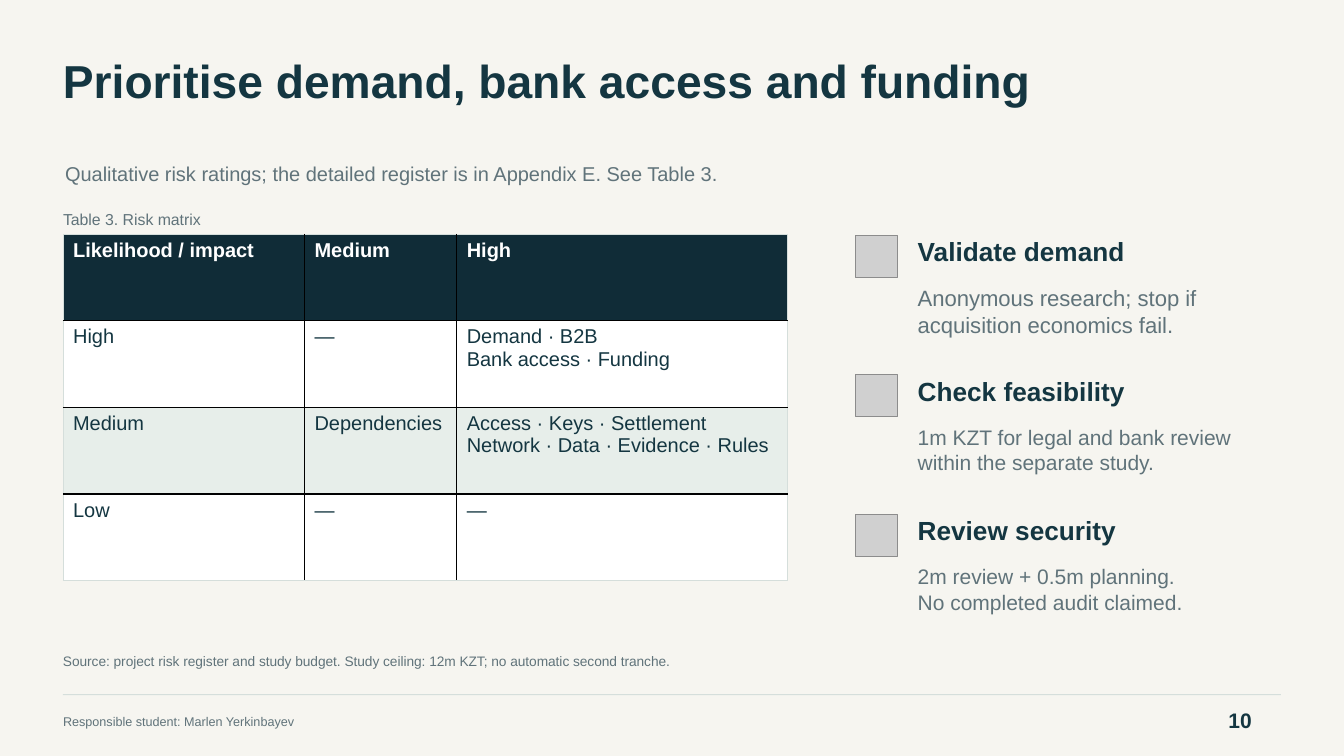
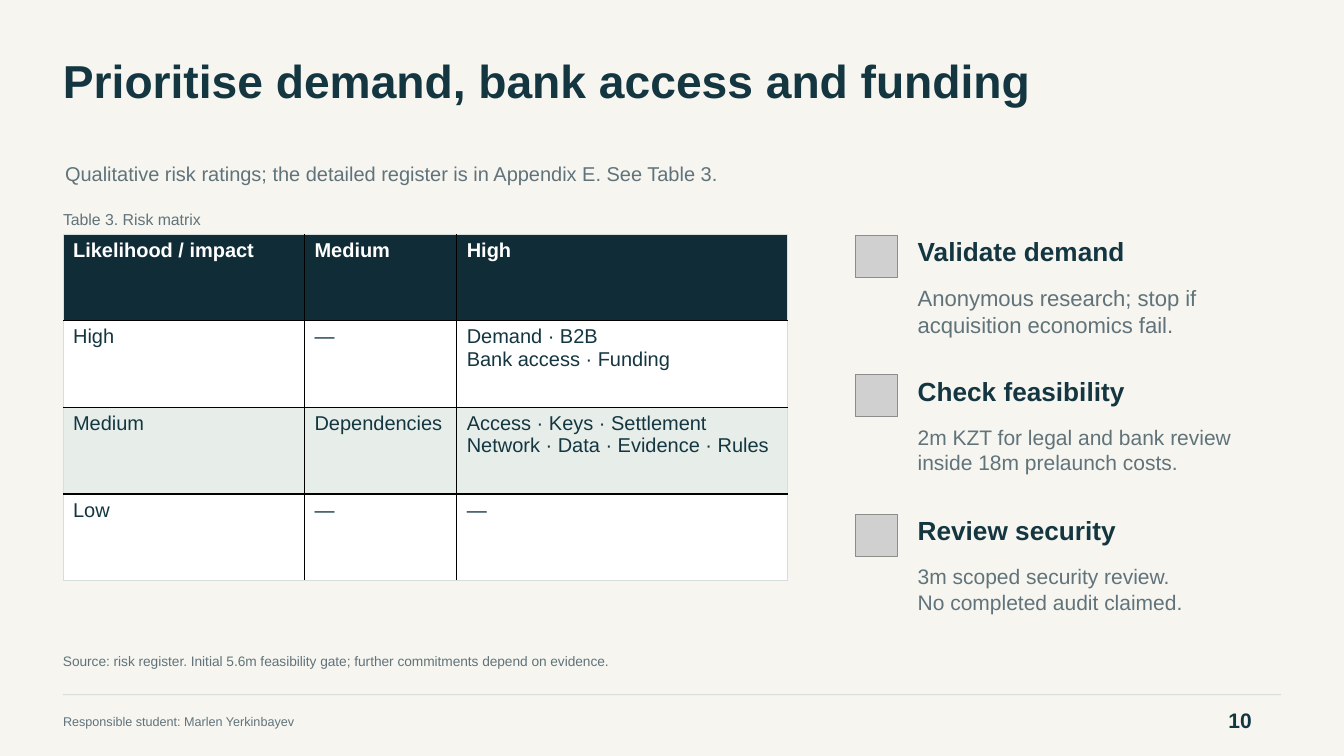
Before and after one commit to Arlan-prog/FinanceFinal, a slide deck: slide 10 of Final_Project_Presentation.pptx. Drawn at 1344x756 pixels with LibreOffice and Linux fonts; fonts in the diff are those of the drawing; grey boxes stand for pictures. Boxes give left, top, right and bottom in pixels: in the first picture for what was removed or moved away, otherwise in the second. Text is boxed around its words. In the diff, an @@ line names an element or a change of style, - is before the commit and + after.

Commit message:
Revise Kepil to conditional lean B2B model with monthly cash flow and sourced assumptions

```diff
--- a/Final_Project_Presentation.pptx
+++ b/Final_Project_Presentation.pptx
@@ text at [918, 430, 1231, 474]: text changed @@
-1m KZT for legal and bank review
-within the separate study.
+2m KZT for legal and bank review
+inside 18m prelaunch costs.
@@ text at [918, 569, 1169, 589]: text changed @@
-2m review + 0.5m planning.
+3m scoped security review.
@@ text at [63, 656, 608, 669]: text changed @@
-Source: project risk register and study budget. Study ceiling: 12m KZT; no automatic second tranche.
+Source: risk register. Initial 5.6m feasibility gate; further commitments depend on evidence.
```
Also in this commit, not shown: 11 other slides changed, 17 other files.
